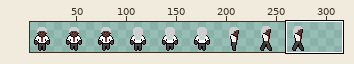
Sprite sheet -- assets/v2/customer/14.png. Above: a wide view before the commit, with the close-up outlined.
Close-up. Old version:
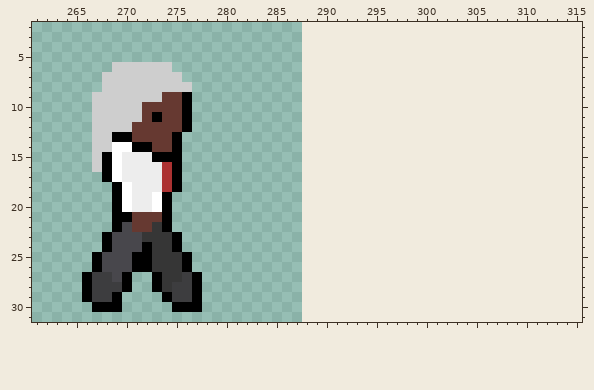
The file is 288x32 pixels. Shown: x 261..315, y 2..31. The old version is drawn lined up with the new one, on the new canvas. The wide view leaves out empty margins.
Now the later version:
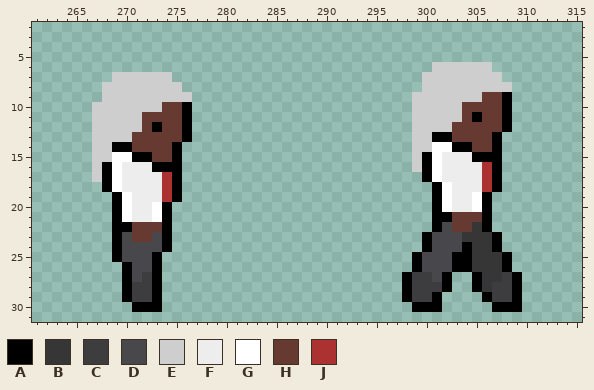
Palette (. is transparent): A #000000  B #363636  C #3d3d3f  D #48474c  E #cecece  F #ededed  G #ffffff  H #663931  J #ac3232
The exact change:
canvas 288x32 -> 320x32
Changed rows in their new state; - is an unchanged pixel.
first column x 266:
 6 ---......--------------------------EEEEEE---
 7 --.------.------------------------EEEEEEEE--
 8 ----------.-----------------------EEEEEEEEE-
 9 -.------EEE----------------------EEEEEEEHHA-
10 ------EE-------------------------EEEEEHHHHA-
11 -------H-------------------------EEEEEHAHHA-
12 -----E-A-------------------------EEEEHHHHHA-
13 ---EE----HA----------------------EEAAHHHHA--
14 ---AAHH--------------------------EEGGAAHHA--
15 --E-GAAHH------------------------EAGFFFAAA--
16 -------AA------------------------EAGFFFFJA--
17 -E--------------------------------AGFFFFJA--
18 --AGF------------------------------AGFFFJA--
19 -------FJA-------------------------AGFFGA---
20 -----------------------------------AGFFGA---
21 ----GFFG---------------------------AAHHHA---
22 ----A--H---------------------------ADHHBA---
23 --.A-HHDA.------------------------ADDDBBBA--
24 --.A--DDA.------------------------ADDDABBA--
25 -..A-DDA...----------------------ADDDAABBBA-
26 -...ADDA...----------------------ADDDAABBBA-
27 ....-DC-....--------------------ACCDA--ABBCA
28 ....-CC-....--------------------ACCCA--ABCCA
29 ....ACCA....--------------------ACCA----ACCA
30 -...-AAA-...---------------------AAA-----AAA
Changed places in both close-ups, as pixel boxes (x1, y1, x2, y2):
changed: (82, 62, 202, 312)
added: (402, 62, 522, 312)
